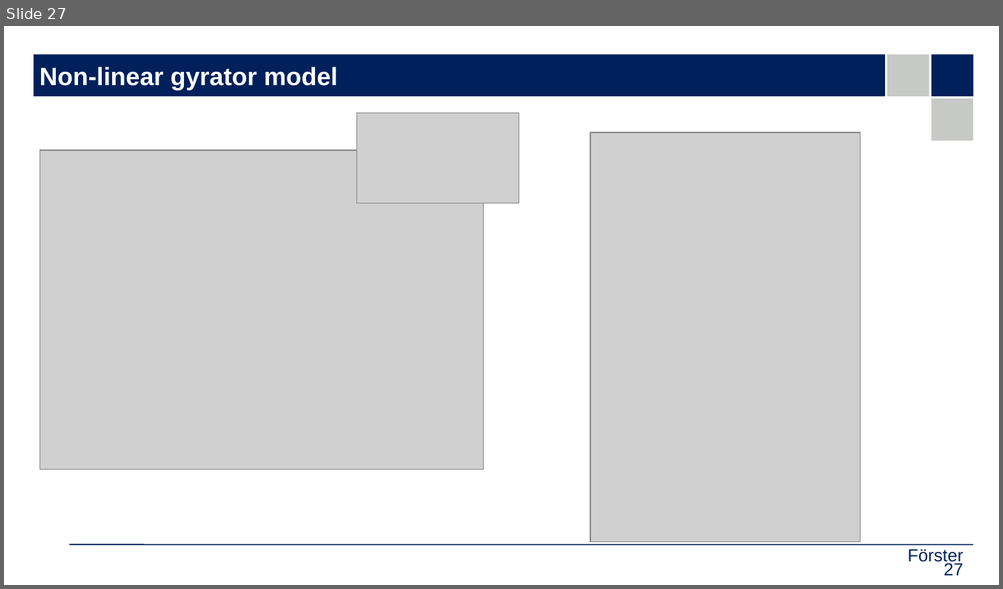
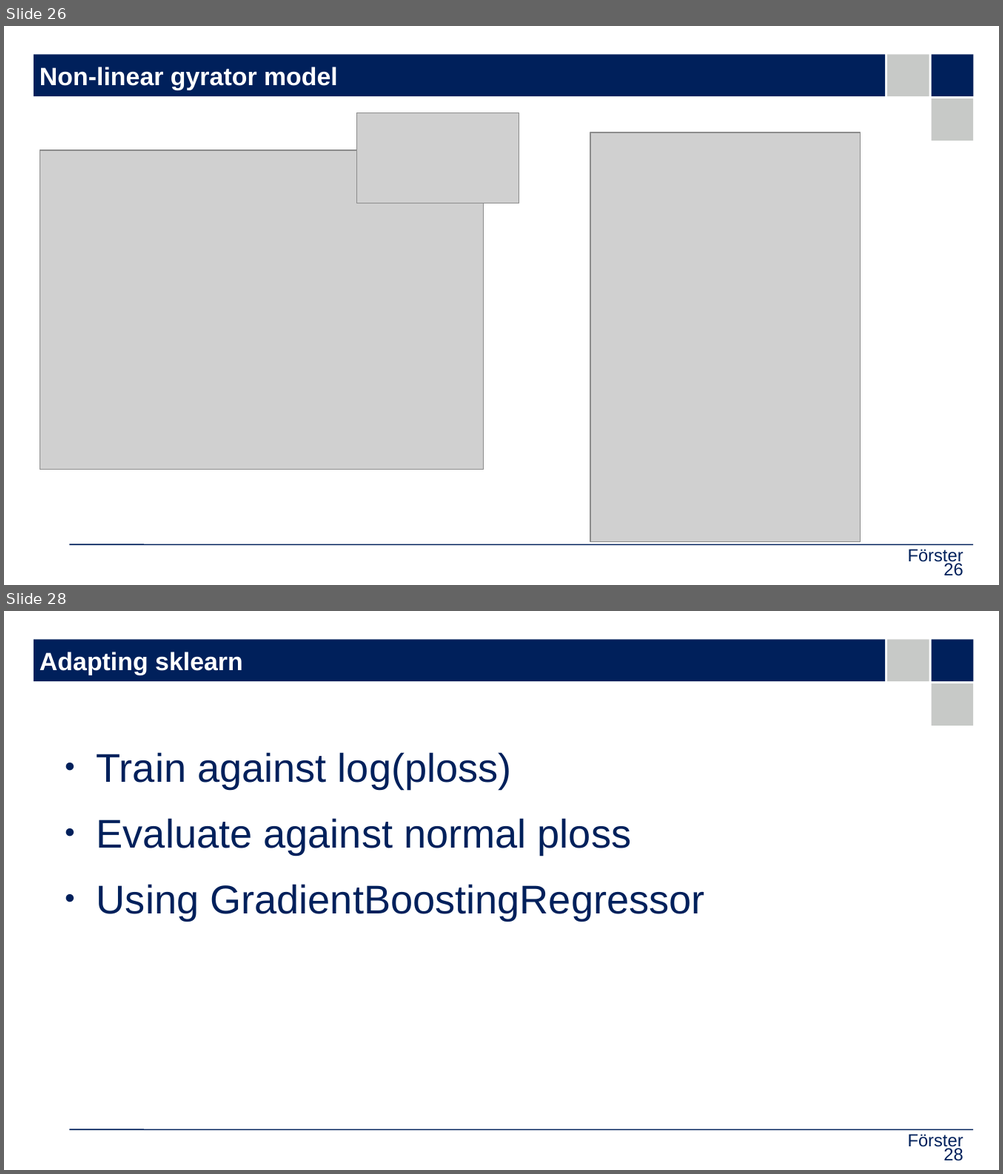
Before and after one commit to upb-lea/hardcore-magnet-challenge, a slide deck: docs/doku_nf.odp. Shown one above the other, each under a label of ours: slide 27 before the commit, slides 26 and 28 after it; the slides between them are not shown. The pictures are 1003x589 and 1003x1174 pixels, drawn with LibreOffice and Linux fonts; fonts in the diff are those of the drawing; grey boxes stand for pictures; background and template pictures are left out. Boxes give left, top, right and bottom in pixels: in the first picture for what was removed or moved away, otherwise in the second. Text is boxed around its words. In the diff, an @@ line names an element or a change of style, - is before the commit and + after.

```diff
--- a/docs/doku_nf.odp
+++ b/docs/doku_nf.odp
@@ slide 28 added at bbox=[4, 611, 999, 1170], background #FFFFFF; not listed: 5 template elements that a slide beside it also shows @@
@@ title added at bbox=[40, 652, 243, 675], 20 pt, text #FFFFFF, bold @@
+Adapting sklearn
@@ text added at bbox=[96, 752, 704, 920], 32 pt, text #00205B @@
+● Train against log(ploss)
+● Evaluate against normal ploss
+● Using GradientBoostingRegressor
@@ text added at bbox=[908, 1134, 963, 1151], 14 pt, text #00205B @@
+Förster
@@ page number added at bbox=[943, 1147, 962, 1162], 14 pt, text #00205B @@
+28
@@ what was slide 27 is now slide 26 @@
@@ page number at bbox=[943, 562, 962, 577]: text changed @@
-27
+26
```
Also in this commit, not shown: 5 other slides added, 1 slide removed, 1 other file.
